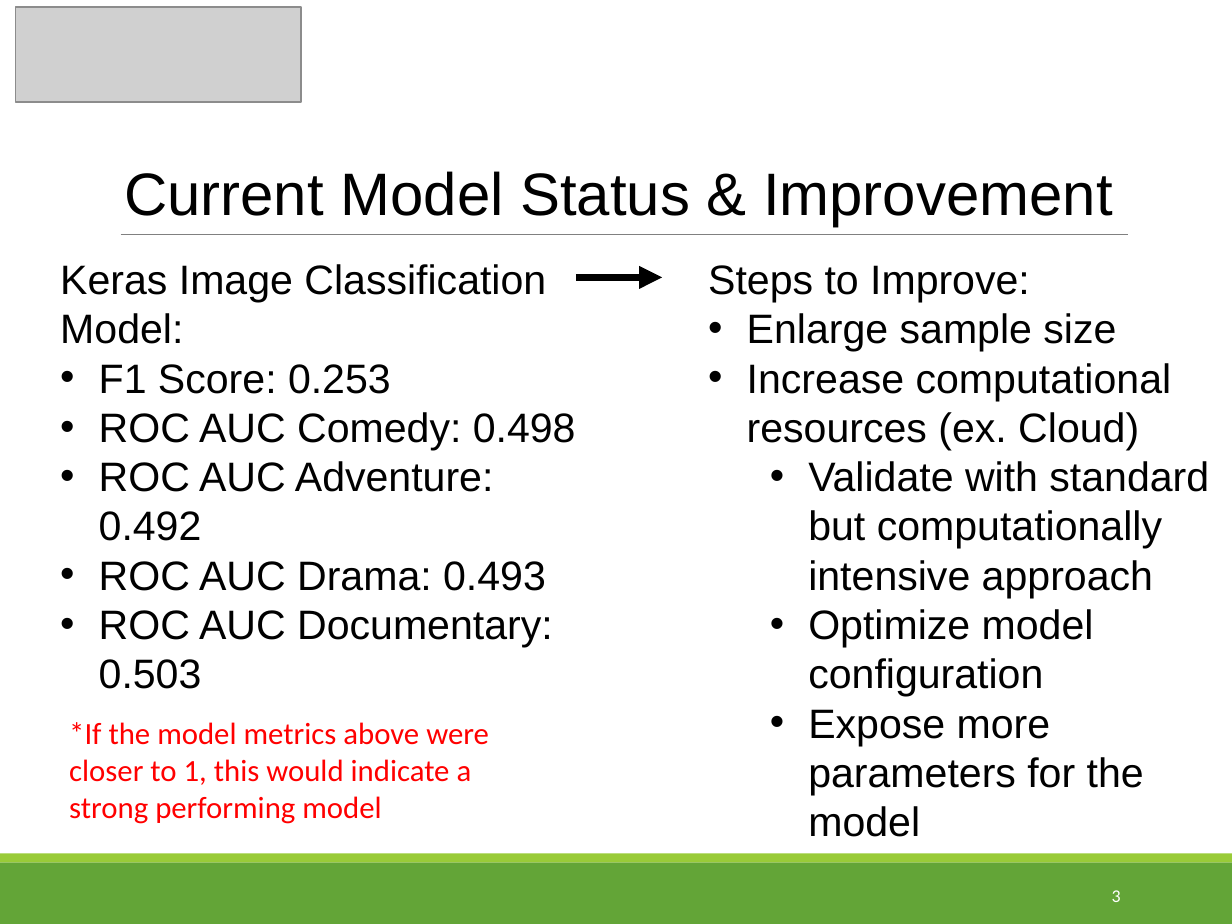
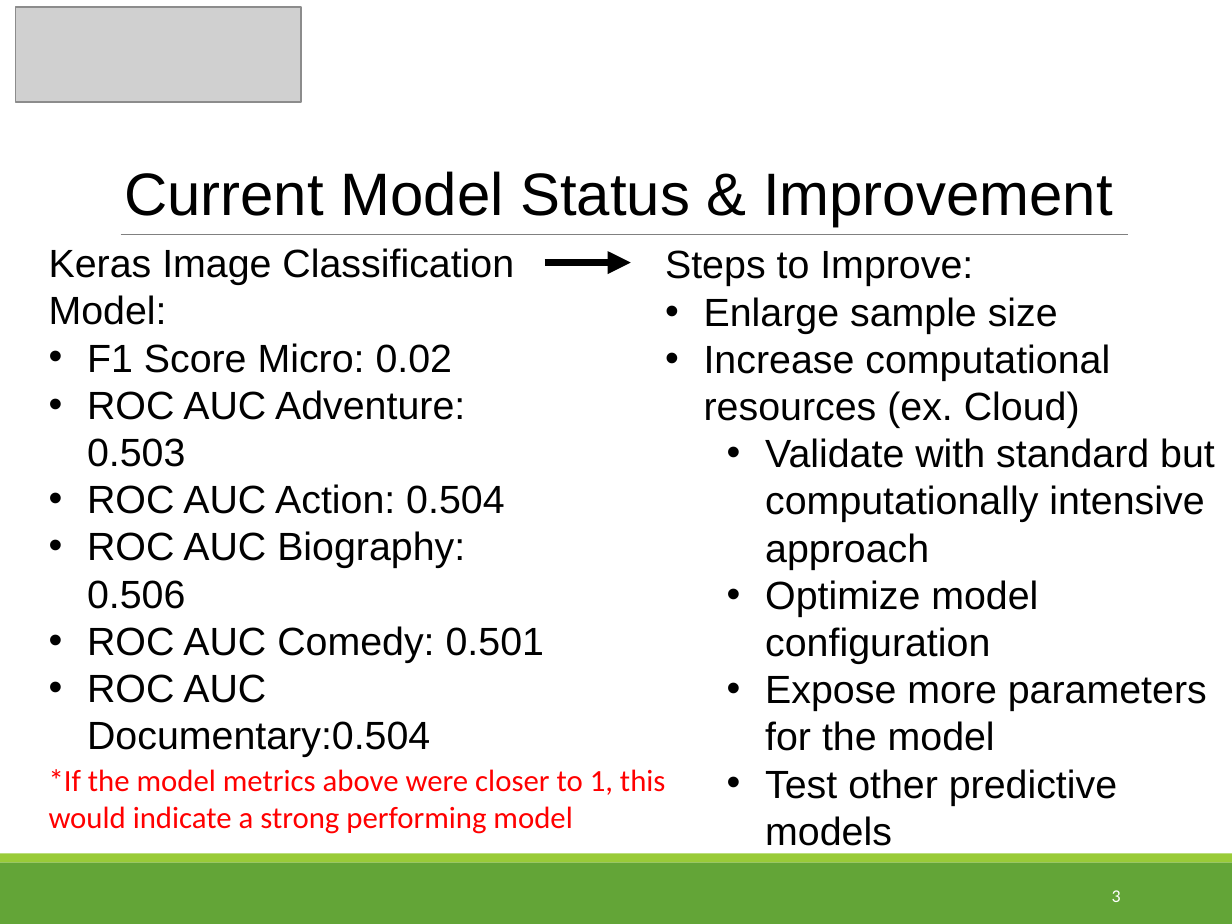
Before and after one commit to tpoozhikala/IMDB_Classification, a slide deck: slide 3 of 6_Documentation/IMDb_Classification_Presentation.pptx. Drawn at 1232x924 pixels with LibreOffice and Linux fonts; fonts in the diff are those of the drawing; grey boxes stand for pictures. Boxes give left, top, right and bottom in pixels: in the first picture for what was removed or moved away, otherwise in the second. Text is boxed around its words. In the diff, an @@ line names an element or a change of style, - is before the commit and + after.

Commit message:
Modified IMDb project to have f1_score micro as the metric and include War as a genre within the training set

```diff
--- a/6_Documentation/IMDb_Classification_Presentation.pptx
+++ b/6_Documentation/IMDb_Classification_Presentation.pptx
@@ text "Keras Image Classification Model:": place and size @@
-text "Keras Image Classification Model:" at <box>60,264,576,689</box>
+text "Keras Image Classification Model:" at <box>49,248,544,757</box>
@@ text "Steps to Improve:": place and size @@
-text "Steps to Improve:" at <box>708,265,1209,837</box>
+text "Steps to Improve:" at <box>665,250,1215,846</box>
@@ text at <box>49,248,514,325</box>: size 24 to 23 pt in "Keras Image Classification Model:" @@
@@ arrow moved from (575, 277) - (663, 277) to (545, 262) - (631, 262) @@
@@ text at <box>665,250,1215,751</box>: size 24 to 23 pt in "Steps to Improve:", "Enlarge sample size", "Increase computational resources (ex. Cloud)", "Validate with standard but computationally intensive approac ..." and 2 more places @@
@@ text at <box>87,343,544,757</box>: text changed; size 24 to 23 pt @@
-• F1 Score: 0.253
-• ROC AUC Comedy: 0.498
-• ROC AUC Adventure: 0.492
-• ROC AUC Drama: 0.493
-• ROC AUC Documentary: 0.503
+• F1 Score Micro: 0.02
+• ROC AUC Adventure: 0.503
+• ROC AUC Action: 0.504
+• ROC AUC Biography: 0.506
+• ROC AUC Comedy: 0.501
+• ROC AUC Documentary:0.504
@@ text "*If the model metrics above ..." rewrapped from <box>69,722,489,824</box> to <box>49,769,666,834</box> @@
@@ text at <box>765,769,1117,846</box>: paragraph added @@
+  • Test other predictive models
```
Also in this commit, not shown: 3 other slides changed, 4 other files.
